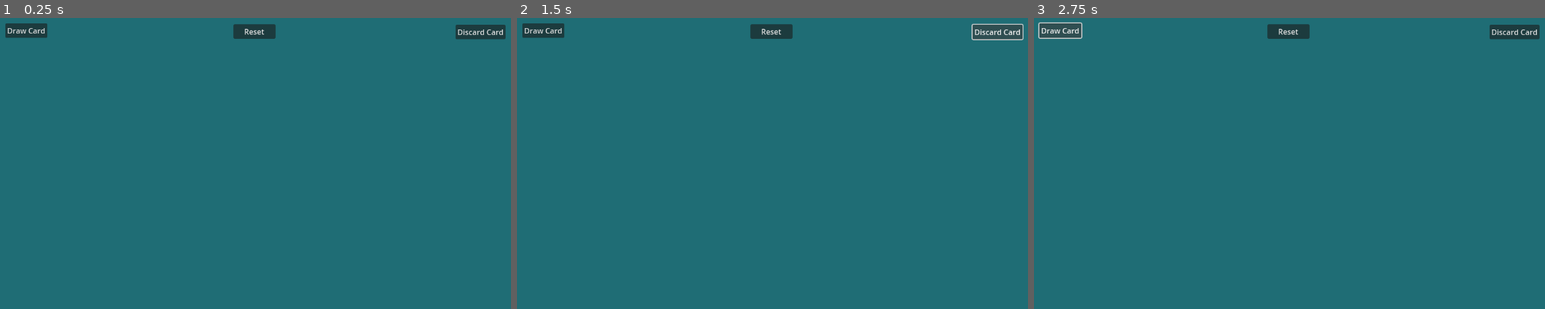
Above: before the commit, frames 1-3 (left to right).
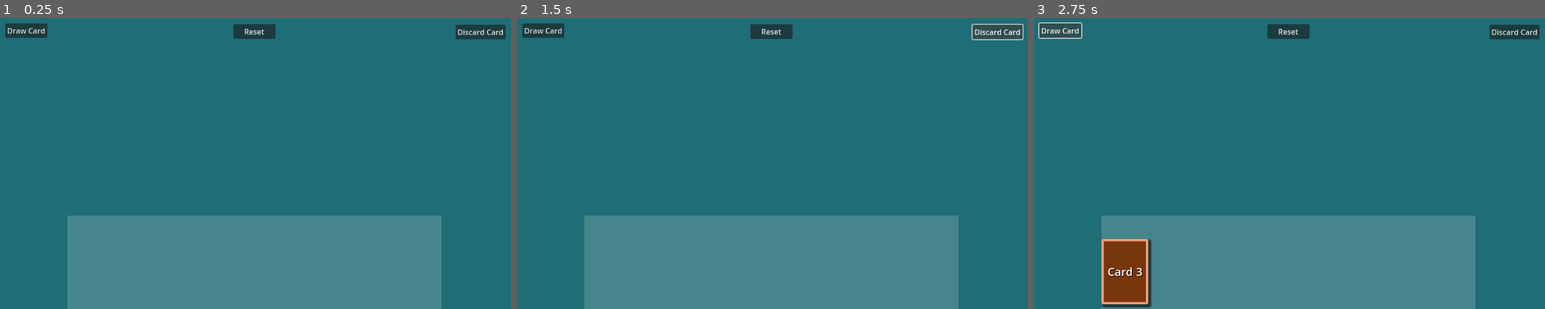
Above: after the commit, the same moments.

Repository: guladam/godot_2d_card_fanning
Game: Godot game, scene res://game.tscn
Two runs of this game, one before a commit and one after it. Both use one fixed random seed, a clock stepped at 60 frames per second and the inputs below.
Inputs:
- Up to frame 1 (0.25 s): no input
- Up to frame 2 (1.5 s): click "Draw Card" at 0.5 s; click "Discard Card" at 1.25 s
- Up to frame 3 (2.75 s): click "Draw Card" at 2 s

The runs differ from the first frame. In frame 1, 23% of the frame differs, in the area x 13-87%, y 68-100%; in frame 2, 23%; in frame 3, 23%.

Commit message:
curve working

Diff:
--- a/game.gd
+++ b/game.gd
@@ -6,7 +6,7 @@
 
 
 func _on_draw_card_button_pressed() -> void:
-	hand.draw(%DrawCardButton.global_position)
+	hand.draw()
 
 
 func _on_reset_button_pressed() -> void:
@@ -14,4 +14,4 @@
 
 
 func _on_discard_card_button_pressed() -> void:
-	hand.discard(%DiscardCardButton.global_position)
+	hand.discard()
--- a/game.tscn
+++ b/game.tscn
@@ -1,7 +1,8 @@
-[gd_scene load_steps=3 format=3 uid="uid://tphn86kaqmon"]
+[gd_scene load_steps=4 format=3 uid="uid://tphn86kaqmon"]
 
 [ext_resource type="Script" path="res://game.gd" id="1_0rb8f"]
 [ext_resource type="Script" path="res://hand.gd" id="2_drdp6"]
+[ext_resource type="Curve" uid="uid://b0hypxiciqx6n" path="res://hand_curve.tres" id="3_jwe8m"]
 
 [node name="Game" type="Control"]
 layout_mode = 3
@@ -21,7 +22,7 @@
 grow_vertical = 2
 color = Color(0.12393, 0.429359, 0.458081, 1)
 
-[node name="Hand" type="Control" parent="."]
+[node name="Hand" type="ColorRect" parent="."]
 unique_name_in_owner = true
 custom_minimum_size = Vector2(800, 200)
 layout_mode = 1
@@ -35,7 +36,9 @@
 offset_right = 400.0
 grow_horizontal = 2
 grow_vertical = 0
+color = Color(1, 1, 1, 0.168627)
 script = ExtResource("2_drdp6")
+hand_curve = ExtResource("3_jwe8m")
 
 [node name="DrawCardButton" type="Button" parent="."]
 unique_name_in_owner = true
--- a/hand.gd
+++ b/hand.gd
@@ -1,18 +1,41 @@
 class_name Hand
-extends Control
+extends ColorRect
 
 const CARD = preload("res://card.tscn")
 
+@export var hand_curve: Curve
+@export var x_size := 100
+@export var x_sep := 20
+@export var y_min := 50
+@export var y_max := -35
 
-func draw(from_position: Vector2) -> void:
-	print("draw")
+
+func draw() -> void:
+	var new_card = CARD.instantiate()
+	add_child(new_card)
 	_update_cards()
 
 
-func discard(to_position: Vector2) -> void:
-	print("discard")
+func discard() -> void:
+	if get_child_count() < 1:
+		return
+
+	var child := get_child(-1)
+	child.reparent(get_tree().root)
+	child.queue_free()
 	_update_cards()
 
 
 func _update_cards() -> void:
-	print("update cards")
+	var cards := get_child_count()
+
+	for i in cards:
+		var card := get_child(i)
+		var curve_multiplier := hand_curve.sample((1.0 / (cards-1)) * i)
+
+		if i == cards - 1:
+			curve_multiplier = hand_curve.sample(1.0)
+
+		var x_sep_multiplier := i
+
+		card.position = Vector2(x_size * i + x_sep * x_sep_multiplier, y_min + y_max * curve_multiplier)
--- a/hand_curve.tres
+++ b/hand_curve.tres
@@ -1,5 +1,6 @@
 [gd_resource type="Curve" format=3 uid="uid://b0hypxiciqx6n"]
 
 [resource]
-_data = [Vector2(0, 0.5), 0.0, 0.0, 0, 0, Vector2(0.5, 1), 0.0, 0.0, 0, 0, Vector2(1, 0.5), 0.0, 0.0, 0, 0]
+bake_resolution = 101
+_data = [Vector2(0, 0), 0.0, 0.0, 0, 0, Vector2(0.5, 1), 0.0, 0.0, 0, 0, Vector2(1, 0), 0.0, 0.0, 0, 0]
 point_count = 3
